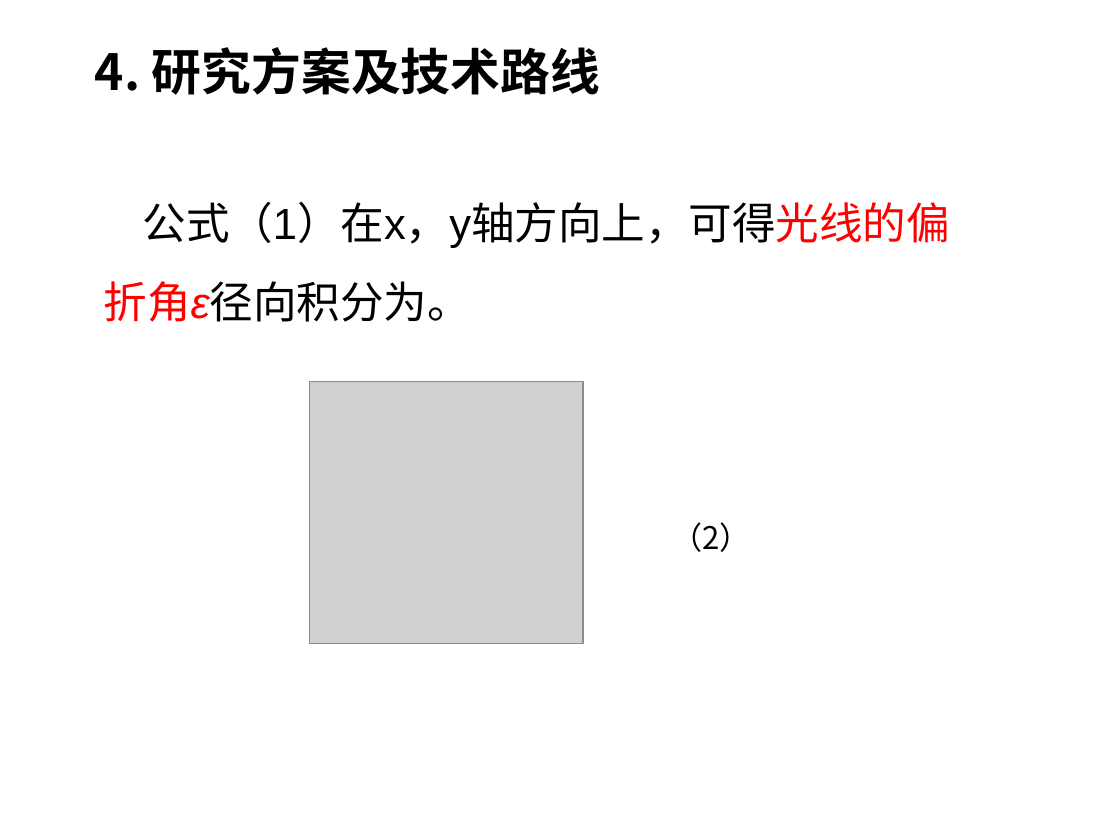
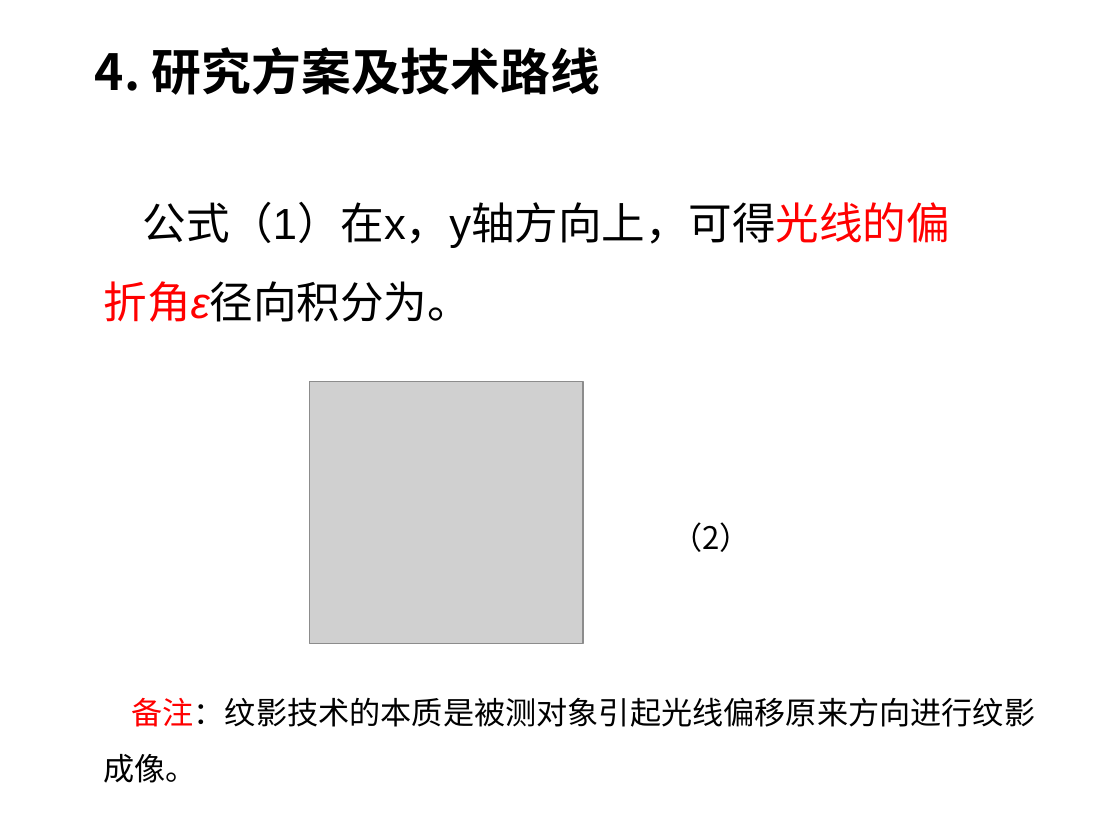
Before and after one commit to Kate-liu/Master-Study, a slide deck: slide 12 of 6-Record/1-开题/开题报告/1816210692-刘荣明.ppt (slide 11 before the commit). Drawn at 1120x840 pixels with LibreOffice and Linux fonts; fonts in the diff are those of the drawing; grey boxes stand for pictures; background and template pictures are left out. Boxes give left, top, right and bottom in pixels: in the first picture for what was removed or moved away, otherwise in the second. Text is boxed around its words. In the diff, an @@ line names an element or a change of style, - is before the commit and + after.

```diff
--- a/6-Record/1-开题/开题报告/1816210692-刘荣明.ppt
+++ b/6-Record/1-开题/开题报告/1816210692-刘荣明.ppt
@@ text added at [104, 697, 1035, 783], 20 pt, text #000000 @@
+备注：纹影技术的本质是被测对象引起光线偏移原来方向进行纹影成像。
```
Also in this commit, not shown: 1 other slide changed, 10 slides added, 2 slides removed, 1 other file.
